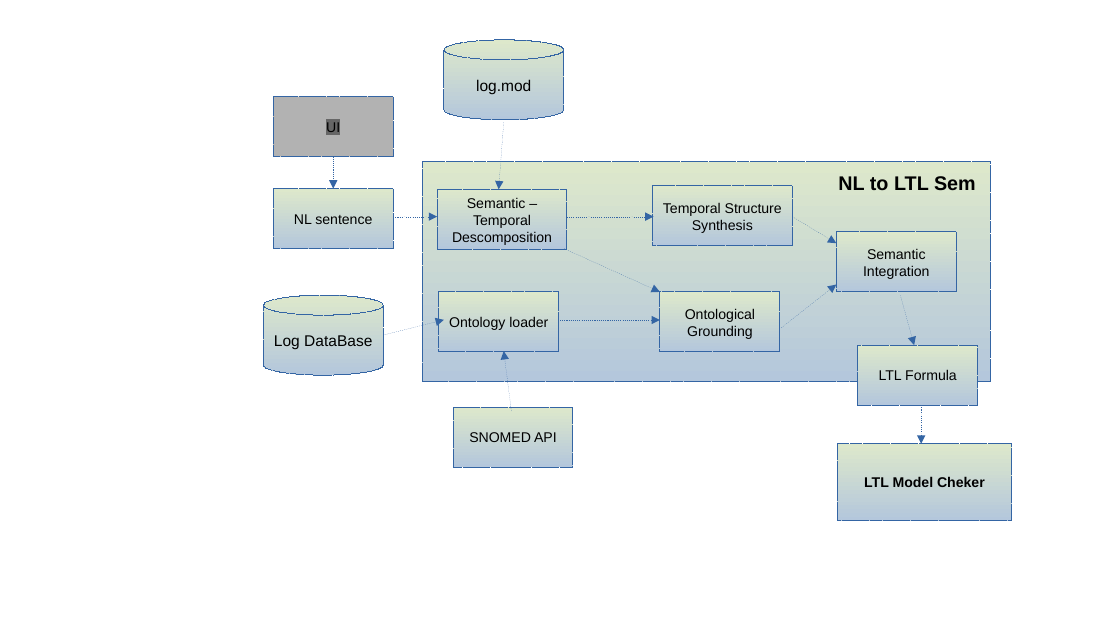
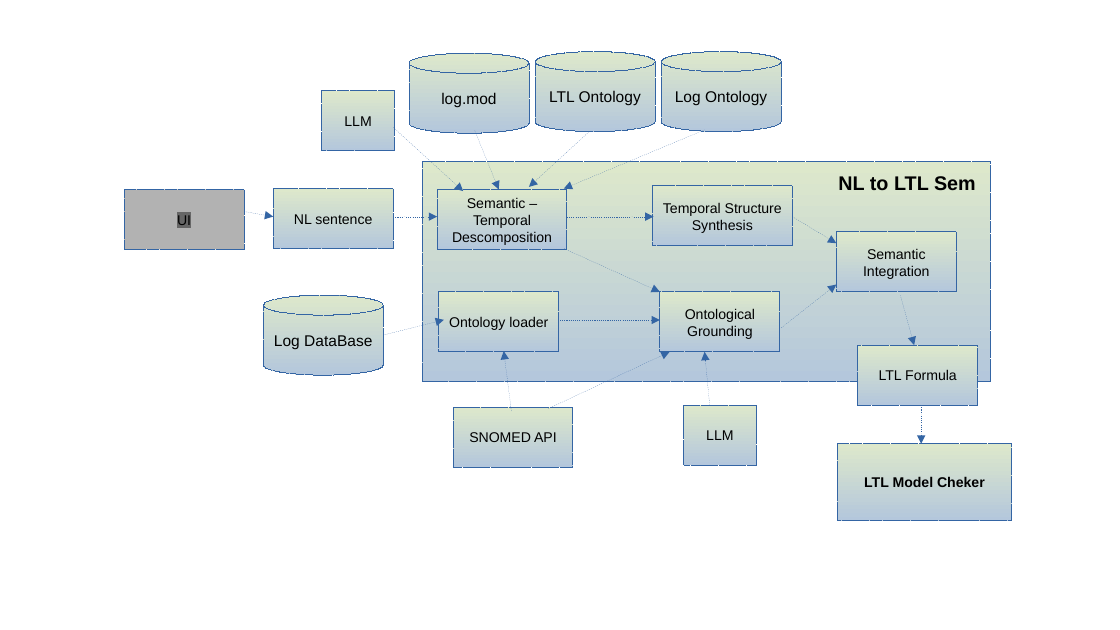
Before and after one commit to maibansa/NL_To_LTLSem, a slide deck: slide 1 of si/NL_To_LTLSem.odp. Drawn at 1120x630 pixels with LibreOffice and Linux fonts; fonts in the diff are those of the drawing. Boxes give left, top, right and bottom in pixels: in the first picture for what was removed or moved away, otherwise in the second. Text is boxed around its words. In the diff, an @@ line names an element or a change of style, - is before the commit and + after.

```diff
--- a/si/NL_To_LTLSem.odp
+++ b/si/NL_To_LTLSem.odp
@@ freeform shape "log.mod": place and size @@
-freeform shape "log.mod" at (444, 40, 564, 120)
+freeform shape "log.mod" at (410, 53, 530, 133)
@@ freeform shape added at (536, 52, 656, 132), fill gradient #DDE8CB to #B4C7DC, outline #3465A4 0 pt, 11 pt, text #000000 @@
+LTL Ontology
@@ freeform shape added at (662, 52, 782, 132), fill gradient #DDE8CB to #B4C7DC, outline #3465A4 0 pt, 11 pt, text #000000 @@
+Log Ontology
@@ freeform shape added at (322, 90, 394, 150), fill gradient #DDE8CB to #B4C7DC, outline #3465A4 0 pt, 10 pt, text #000000 @@
+LLM
@@ freeform shape added at (393, 127, 463, 191), outline #3465A4 0 pt @@
@@ freeform shape: place and size @@
-freeform shape at (499, 122, 504, 189)
+freeform shape at (475, 131, 499, 190)
@@ freeform shape added at (530, 132, 589, 187), outline #3465A4 0 pt @@
@@ freeform shape added at (564, 130, 705, 189), outline #3465A4 0 pt @@
@@ freeform shape "UI": place and size @@
-freeform shape "UI" at (273, 97, 393, 157)
+freeform shape "UI" at (124, 189, 244, 249)
@@ freeform shape: place and size @@
-freeform shape at (333, 157, 333, 188)
+freeform shape at (244, 211, 273, 216)
@@ freeform shape added at (549, 352, 670, 409), outline #3465A4 0 pt @@
@@ freeform shape added at (705, 352, 710, 405), outline #3465A4 0 pt @@
@@ freeform shape added at (684, 406, 756, 465), fill gradient #DDE8CB to #B4C7DC, outline #3465A4 0 pt, 10 pt, text #000000 @@
+LLM
```
Also in this commit, not shown: 11 other files.
